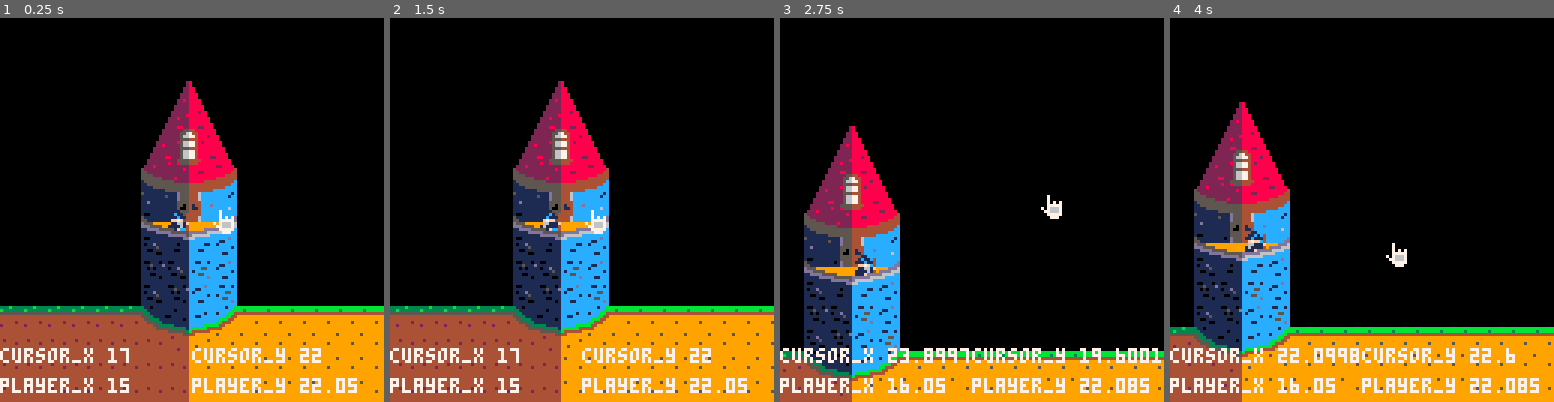
Above: before the commit, frames 1-4 (left to right).
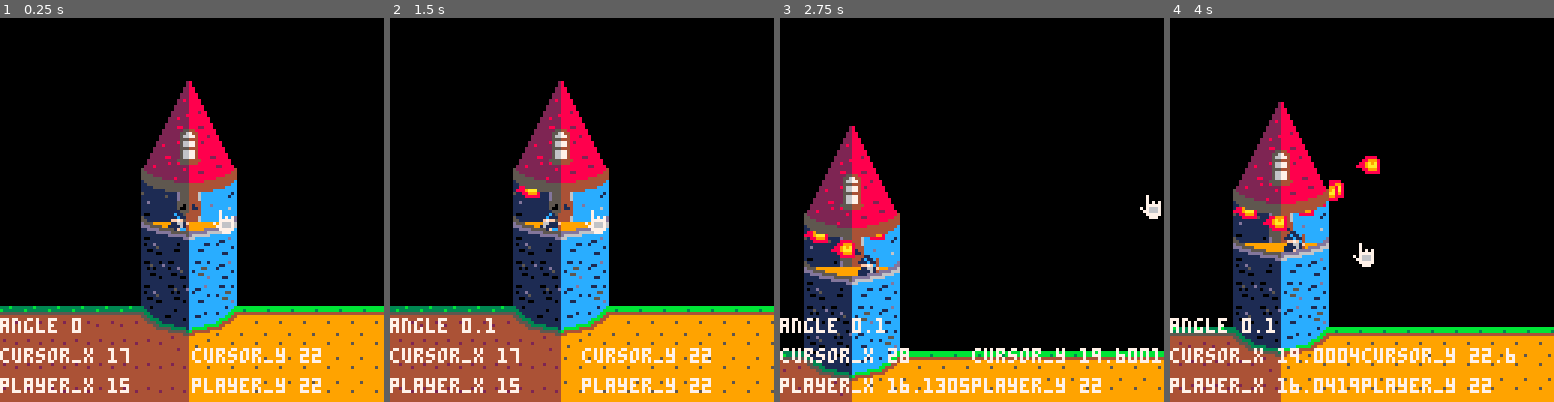
Above: after the commit, the same moments.

Repository: jkingsDigiPen/pico-game
Game: PICO-8 cartridge carts/game0/debug/game0.p8
The game is run twice, just before and just after one commit, with the same random seed, the same clock (stepped at 60 frames per second) and the same inputs.
Inputs:
- Up to frame 1 (0.25 s): no input
- Up to frame 2 (1.5 s): tap X (X key) at 0.33, 1.07 s; tap O (Z key) at 0.7 s
- Up to frame 3 (2.75 s): hold Right 1.6-2.1 s; tap O (Z key) at 1.7, 2.1, 2.5 s; tap X (X key) at 1.85 s; hold Up 2.15-2.42 s; hold Right from 2.47 s (still down)
- Up to frame 4 (4 s): tap O (Z key) at 2.9, 3.3, 3.7 s; tap X (X key) at 2.97 s; release Right at 3.03 s; hold Left 3.08-3.58 s; hold Down 3.63-3.97 s

The runs differ from the first frame. In frame 1, 0.5% of the frame differs, in the area x 0-93%, y 78-98%; in frame 2, 0.7%; in frame 3, 2.1%; in frame 4, 21%, in the area x 0-100%, y 21-100%.

Commit message:
Fireballs can now be fired. Collision resolution is currently broken.

Diff:
--- a/carts/game0/collision.lua
+++ b/carts/game0/collision.lua
@@ -101,16 +101,21 @@
 
 -- check map and object collisions
 function collision.checkAll(go, moveAmount, locations, objects)
+	local result = false
+
+	--if not go.ghostObjects then
+		--if collision.checkObjectList(go, moveAmount, objects) then
+			--result = true
+		--end
+	--end
+
 	if not go.ghostMap then
 		if collision.checkMapRect(go.position:plus(moveAmount), go.extents, locations) then
-			return true
+			result = true
 		end
 	end
 
-	if not go.ghostObjects then
-		return collision.checkObjectList(go, moveAmount, objects)
-	end
-	return false
+	return result
 end
 
 return collision
--- a/carts/game0/debug/game0.p8
+++ b/carts/game0/debug/game0.p8
@@ -39,10 +39,13 @@
 		right = false,
 	},
 	grounded = false,
-	t = 0,
 	bounce = 0.8,
 	ghostMap = false,
 	ghostObjects = false,
+
+	-- behavior
+	objectType = 0,
+	timer = 0,
 }
 
 -- Constructor
@@ -57,15 +60,13 @@
 function gameObject:update(objects)
 
 	-- MOVEMENT
-	if not self.ghostMap and self.ghostObjects then
-		self:checkCollisions(objects)
-	else
+	if not self:checkCollisions(objects) then
 		self.position = self.position:plus(self.velocity)
 	end
 
 	-- FORCES
 	-- Gravity
-	self.velocity.y += self.gravity
+	--self.velocity.y += self.gravity
 
 	if not self.grounded then
 		-- Inertia
@@ -76,7 +77,7 @@
 	end
 
 	-- Timer???
-	self.t += 1
+	self.timer += 1
 
 end
 
@@ -132,7 +133,7 @@
 	end
 
 	-- Ditto for y
-	local velocityY = vec2:new(0, self.velocity.y)
+	--[[local velocityY = vec2:new(0, self.velocity.y)
 	if collision.checkAll(self, velocityY, locations, objects) then
 		if self.velocity.y < 0 then
 			self.flags.top = true
@@ -144,11 +145,10 @@
 		end
 
 		self.velocity.y *= -self.bounce
-	else
+	else]]--
 		-- Move y as normal
-		self.position.y += self.velocity.y
-	end
-end
+		--self.position.y += self.velocity.y
+	end
 end
 package._c["vec2"]=function()
 -- Filename: vec2.lua
@@ -329,16 +329,21 @@
 
 -- check map and object collisions
 function collision.checkAll(go, moveAmount, locations, objects)
+	local result = false
+
+	--if not go.ghostObjects then
+		--if collision.checkObjectList(go, moveAmount, objects) then
+			--result = true
+		--end
+	--end
+
 	if not go.ghostMap then
 		if collision.checkMapRect(go.position:plus(moveAmount), go.extents, locations) then
-			return true
+			result = true
 		end
 	end
 
-	if not go.ghostObjects then
-		return collision.checkObjectList(go, moveAmount, objects)
-	end
-	return false
+	return result
 end
 
 return collision
@@ -357,12 +362,6 @@
 -- Viewport/screen
 globals.pixelsPerUnit = 8 -- Pixels per unit
 globals.viewportWidth = 128 -- Viewport width in pixels
-
--- Map
-globals.mapWidth = 32 -- Map width in units
-globals.mapHeight = 16 -- Map height in units
-globals.mapOffsetX = 0 -- Offset of map upper-left in units
-globals.mapOffsetY = 16 -- Offset of map upper-left in units
 
 -- Colors
 globals.colors =
@@ -385,6 +384,36 @@
 	peach = 15,
 }
 
+-- Map
+globals.map =
+{
+	width = 32, -- Map width in units
+	height = 16, -- Map height in units
+	offsetX = 0, -- Offset of map upper-left in units
+	offsetY = 16, -- Offset of map upper-left in units
+}
+
+-- Sprites
+globals.sprites =
+{
+	player = 17,
+	cursor = 70,
+	fireball = 53,
+	lightning = 0,
+	goblin = 0,
+	imp = 0,
+}
+
+-- Objects
+globals.objectTypes =
+{
+	player = 1,
+	fireball = 2,
+	lightning = 3,
+	goblin = 4,
+	imp = 5,
+}
+
 return globals
 end
 package._c["manager"]=function()
@@ -479,15 +508,112 @@
 
 -- Dependencies
 require("gameObject") -- create
-manager = require("manager") -- update, draw
-input = require("input") -- keys
-globals = require("globals") -- pixelsPerUnit, viewportWidth, mapWidth, mapHeight
+local manager = require("manager") -- update, draw
+local input = require("input") -- keys
+local globals = require("globals") -- pixelsPerUnit, viewportWidth, mapWidth, mapHeight
+
+local playerStartX = 15
+local playerStartY = 22
+local cursorStartX = 17
+local cursorStartY = 22
+local cameraPosition = vec2:new(playerStartX, playerStartY)
+
+-- Check whether object is within the viewable area
+function isOnScreen(object)
+	local cameraBounds =
+	{
+		left = cameraPosition.x - globals.map.width / 2,
+		right = cameraPosition.x + globals.map.width / 2,
+		top = cameraPosition.y - globals.map.height / 2,
+		bottom = cameraPosition.y + globals.map.height / 2,
+	}
+
+	local objectBounds =
+	{
+		left = object.position.x - object.extents.x,
+		right = object.position.x + object.extents.x,
+		top = object.position.y - object.extents.y,
+		bottom = object.position.y + object.extents.y,
+	}
+
+	-- Rectangle to rectangle bounds check
+	if objectBounds.left > cameraBounds.right then return false end
+	if objectBounds.right < cameraBounds.left then return false end
+	if objectBounds.top > cameraBounds.bottom then return false end
+	if objectBounds.bottom < cameraBounds.top then return false end
+
+	-- All other possibilities eliminated, so object must be on screen
+	return true
+end
+
+-- Create fireball
+angle = 0
+
+function fireballCreate(playerPosition, cursorPosition)
+	-- Create object
+	local fireball = gameObject:new
+	{
+		position = vec2:new(playerPosition.x, playerPosition.y),
+		sprite = globals.sprites.fireball,
+		frameCount = 4,
+		gravity = 0.02,
+		inertia = 0.99,
+		--ghostObjects = true,
+		objectType = globals.objectTypes.fireballz
+	}
+	manager.add(fireball)
+
+	-- Initial velocity
+	local speed = 0.3
+	local direction = cursorPosition:minus(playerPosition)
+
+	-- Determine arc of fireball based on cursor and player
+	angle = atan2(direction.x, direction.y)
+	local minAngle = 0.1
+	local maxAngleRight = 0.2
+	if direction.x > 0 then
+		if angle > 0.25 or angle < minAngle then angle = minAngle end
+		angle = min(angle, maxAngleRight)
+	end
+	local maxAngle = 0.4
+	local minAngleLeft = 0.3
+	if direction.x < 0 then
+		fireball.flipX = true
+		if angle > maxAngle or angle < 0.25 then angle = maxAngle end
+		angle = max(angle, minAngleLeft)
+	end
+
+	-- Set actual velocity
+	direction = vec2:new(cos(angle), sin(angle))
+	fireball.velocity = direction:times(speed)
+end
+
+-- Animate fireball
+function fireballUpdate()
+	local animTick = 5
+
+	for object in all(manager.objects) do
+		if object.objectType == globals.objectTypes.fireball then
+			-- ANIMATION
+			-- advance one frame every 3 ticks
+			if object.timer % 3 == 0 then
+				object.frameCurr += 1
+				object.frameCurr %= object.frameCount
+			end
+
+			-- DEATH
+			if not isOnScreen(object) then
+				del(manager.objects, object)
+			end
+		end
+	end
+end
 
 -- Player controller
 function playerUpdate()
 	-- MOVEMENT
 	-- How fast to pick up speed
-	local accel = 0.035
+	local accel = 0.05
 	-- Less control in air
 	if not player.grounded then
 		accel *= 0.5
@@ -496,10 +622,11 @@
 	if input.isHeld(input.keyCodes.left) and cursor.position.x < player.position.x then
 		player.velocity.x -= accel
 		player.flipX = true
-	end
-	if input.isHeld(input.keyCodes.right) and cursor.position.x > player.position.x then
+	elseif input.isHeld(input.keyCodes.right) and cursor.position.x > player.position.x then
 		player.velocity.x += accel
 		player.flipX = false
+	else
+		player.velocity.x = 0
 	end
 
 	-- jump
@@ -508,6 +635,11 @@
 		player.velocity.y += jump
 		player.grounded = false
 	end]]--
+
+	-- ATTACKS
+	if input.isPressed(input.keyCodes.action1) then
+		fireballCreate(player.position, cursor.position)
+	end
 
 	-- ANIMATION
 	if player.grounded then
@@ -517,7 +649,7 @@
 			player.frameCurr += abs(player.velocity.x) * 2
 			player.frameCurr %= player.frameCount
 		-- Idle animation (advance every 32 ticks)
-		elseif ((player.t % 32) == 0) then
+		elseif ((player.timer % 32) == 0) then
 			if(player.frameCurr == 0) then
 				player.frameCurr = 2
 			else
@@ -528,7 +660,7 @@
 		-- play a sound if moving
 		-- (every 8 ticks)
 		if abs(player.velocity.x) + abs(player.velocity.y)
-				> 0.3 and (player.t % 8) == 0 then
+				> 0.3 and (player.timer % 8) == 0 then
 			sfx(1)
 		end
 	end
@@ -570,18 +702,12 @@
 	cursor:update()
 
 	-- Clamp position to slightly less than map width
-	cursor.position.x = mid(globals.mapOffsetX + xMinOffset, cursor.position.x,
-		globals.mapOffsetX + globals.mapWidth - xMaxOffset)
+	cursor.position.x = mid(globals.map.offsetX + xMinOffset, cursor.position.x,
+		globals.map.offsetX + globals.map.width - xMaxOffset)
 	-- Allow for some breathing room at top of map, less at bottom
-	cursor.position.y = mid(globals.mapOffsetY + yMinOffset, cursor.position.y,
-		globals.mapOffsetY + globals.mapHeight - yMaxOffset)
-end
-
-local playerStartX = 15
-local playerStartY = 22
-local cursorStartX = 17
-local cursorStartY = 22
-local cameraPosition = vec2:new(playerStartX, playerStartY)
+	cursor.position.y = mid(globals.map.offsetY + yMinOffset, cursor.position.y,
+		globals.map.offsetY + globals.map.height - yMaxOffset)
+end
 
 function cameraUpdate()
 	local nudge = 0.01
@@ -591,12 +717,12 @@
 
 	-- clamp to map
 	local viewportWidthWorldHalf = (globals.viewportWidth / 2) / globals.pixelsPerUnit
-	cameraPosition.x = mid(globals.mapOffsetX + viewportWidthWorldHalf + xMinOffset, cameraPosition.x,
-		globals.mapOffsetX + globals.mapWidth - viewportWidthWorldHalf - xMaxOffset + 1)
+	cameraPosition.x = mid(globals.map.offsetX + viewportWidthWorldHalf + xMinOffset, cameraPosition.x,
+		globals.map.offsetX + globals.map.width - viewportWidthWorldHalf - xMaxOffset + 1)
 
 	-- allow for some breathing room at top of map
-	cameraPosition.y = mid(globals.mapOffsetY + viewportWidthWorldHalf + yMinOffset, cameraPosition.y,
-		globals.mapOffsetY + globals.mapHeight - viewportWidthWorldHalf - yMaxOffset + 1)
+	cameraPosition.y = mid(globals.map.offsetY + viewportWidthWorldHalf + yMinOffset, cameraPosition.y,
+		globals.map.offsetY + globals.map.height - viewportWidthWorldHalf - yMaxOffset + 1)
 
 	-- convert to pixel coords
 	cam_x = cameraPosition.x * globals.pixelsPerUnit - 0.5 * globals.viewportWidth
@@ -614,9 +740,10 @@
 	player = gameObject:new
 	{
 		position = vec2:new(playerStartX, playerStartY),
-		sprite = 17,
-		bounce = 0,
+		sprite = globals.sprites.player,
+		bounce = 0.1,
 		ghostObjects = true,
+		objectType = globals.objectTypes.player,
 	}
 	manager.add(player)
 
@@ -624,7 +751,7 @@
 	cursor = gameObject:new
 	{
 		position = vec2:new(cursorStartX, cursorStartY),
-		sprite = 70,
+		sprite = globals.sprites.cursor,
 		ghostMap = true,
 		ghostObjects = true,
 		gravity = 0,
@@ -641,10 +768,17 @@
 function guiDraw()
 	-- fix positions of gui elements
 	camera(0, 0)
-	print("player_x "..player.position.x, 0, 120, 7)
-	print("player_y "..player.position.y, 64, 120, 7)
-	print("cursor_x "..cursor.position.x, 0, 110, 7)
-	print("cursor_y "..cursor.position.y, 64, 110, 7)
+
+	local textXStart = 0
+	local textXDist = 64
+	local textYStart = 120
+	local textYDist = 10
+
+	print("player_x "..player.position.x, textXStart, textYStart, globals.colors.white)
+	print("player_y "..player.position.y, textXStart + textXDist, textYStart, globals.colors.white)
+	print("cursor_x "..cursor.position.x, textXStart, textYStart - textYDist, globals.colors.white)
+	print("cursor_y "..cursor.position.y, textXStart + textXDist, textYStart - textYDist, globals.colors.white)
+	print("angle "..angle, textXStart, textYStart - textYDist * 2, globals.colors.white)
 end
 
 -- Update
@@ -652,6 +786,7 @@
 	input.update()
 	playerUpdate()
 	cursorUpdate()
+	fireballUpdate()
 	manager.update()
 end
 
@@ -678,11 +813,11 @@
 	cameraUpdate()
 
 	-- background layer
-	map(globals.mapWidth, 0, 0, (globals.mapHeight - 0.5) * globals.pixelsPerUnit, globals.mapWidth, globals.mapHeight)
+	map(globals.map.width, 0, 0, (globals.map.height - 0.5) * globals.pixelsPerUnit, globals.map.width, globals.map.height)
 
 	-- object layer
 	--paletteSetTransparentColor(globals.colors.peach)
-	map(0, globals.mapHeight, 0, globals.mapHeight * globals.pixelsPerUnit, globals.mapWidth, globals.mapHeight)
+	map(0, globals.map.height, 0, globals.map.height * globals.pixelsPerUnit, globals.map.width, globals.map.height)
 	--paletteReset() -- default transparency
 
 	-- game objects
@@ -690,7 +825,7 @@
 
 	-- foreground layer
 	paletteSetTransparentColor(globals.colors.greenDark)
-	map(0, 0, 0, globals.mapHeight * globals.pixelsPerUnit, globals.mapWidth, globals.mapHeight)
+	map(0, 0, 0, globals.map.height * globals.pixelsPerUnit, globals.map.width, globals.map.height)
 	paletteReset() -- default transparency
 
 	-- cursor object
--- a/carts/game0/game0.lua
+++ b/carts/game0/game0.lua
@@ -4,15 +4,112 @@
 
 -- Dependencies
 require("gameObject") -- create
-manager = require("manager") -- update, draw
-input = require("input") -- keys
-globals = require("globals") -- pixelsPerUnit, viewportWidth, mapWidth, mapHeight
+local manager = require("manager") -- update, draw
+local input = require("input") -- keys
+local globals = require("globals") -- pixelsPerUnit, viewportWidth, mapWidth, mapHeight
+
+local playerStartX = 15
+local playerStartY = 22
+local cursorStartX = 17
+local cursorStartY = 22
+local cameraPosition = vec2:new(playerStartX, playerStartY)
+
+-- Check whether object is within the viewable area
+function isOnScreen(object)
+	local cameraBounds =
+	{
+		left = cameraPosition.x - globals.map.width / 2,
+		right = cameraPosition.x + globals.map.width / 2,
+		top = cameraPosition.y - globals.map.height / 2,
+		bottom = cameraPosition.y + globals.map.height / 2,
+	}
+
+	local objectBounds =
+	{
+		left = object.position.x - object.extents.x,
+		right = object.position.x + object.extents.x,
+		top = object.position.y - object.extents.y,
+		bottom = object.position.y + object.extents.y,
+	}
+
+	-- Rectangle to rectangle bounds check
+	if objectBounds.left > cameraBounds.right then return false end
+	if objectBounds.right < cameraBounds.left then return false end
+	if objectBounds.top > cameraBounds.bottom then return false end
+	if objectBounds.bottom < cameraBounds.top then return false end
+
+	-- All other possibilities eliminated, so object must be on screen
+	return true
+end
+
+-- Create fireball
+angle = 0
+
+function fireballCreate(playerPosition, cursorPosition)
+	-- Create object
+	local fireball = gameObject:new
+	{
+		position = vec2:new(playerPosition.x, playerPosition.y),
+		sprite = globals.sprites.fireball,
+		frameCount = 4,
+		gravity = 0.02,
+		inertia = 0.99,
+		--ghostObjects = true,
+		objectType = globals.objectTypes.fireballz
+	}
+	manager.add(fireball)
+
+	-- Initial velocity
+	local speed = 0.3
+	local direction = cursorPosition:minus(playerPosition)
+
+	-- Determine arc of fireball based on cursor and player
+	angle = atan2(direction.x, direction.y)
+	local minAngle = 0.1
+	local maxAngleRight = 0.2
+	if direction.x > 0 then
+		if angle > 0.25 or angle < minAngle then angle = minAngle end
+		angle = min(angle, maxAngleRight)
+	end
+	local maxAngle = 0.4
+	local minAngleLeft = 0.3
+	if direction.x < 0 then
+		fireball.flipX = true
+		if angle > maxAngle or angle < 0.25 then angle = maxAngle end
+		angle = max(angle, minAngleLeft)
+	end
+
+	-- Set actual velocity
+	direction = vec2:new(cos(angle), sin(angle))
+	fireball.velocity = direction:times(speed)
+end
+
+-- Animate fireball
+function fireballUpdate()
+	local animTick = 5
+
+	for object in all(manager.objects) do
+		if object.objectType == globals.objectTypes.fireball then
+			-- ANIMATION
+			-- advance one frame every 3 ticks
+			if object.timer % 3 == 0 then
+				object.frameCurr += 1
+				object.frameCurr %= object.frameCount
+			end
+
+			-- DEATH
+			if not isOnScreen(object) then
+				del(manager.objects, object)
+			end
+		end
+	end
+end
 
 -- Player controller
 function playerUpdate()
 	-- MOVEMENT
 	-- How fast to pick up speed
-	local accel = 0.035
+	local accel = 0.05
 	-- Less control in air
 	if not player.grounded then
 		accel *= 0.5
@@ -21,10 +118,11 @@
 	if input.isHeld(input.keyCodes.left) and cursor.position.x < player.position.x then
 		player.velocity.x -= accel
 		player.flipX = true
-	end
-	if input.isHeld(input.keyCodes.right) and cursor.position.x > player.position.x then
+	elseif input.isHeld(input.keyCodes.right) and cursor.position.x > player.position.x then
 		player.velocity.x += accel
 		player.flipX = false
+	else
+		player.velocity.x = 0
 	end
 
 	-- jump
@@ -33,6 +131,11 @@
 		player.velocity.y += jump
 		player.grounded = false
 	end]]--
+
+	-- ATTACKS
+	if input.isPressed(input.keyCodes.action1) then
+		fireballCreate(player.position, cursor.position)
+	end
 
 	-- ANIMATION
 	if player.grounded then
@@ -42,7 +145,7 @@
 			player.frameCurr += abs(player.velocity.x) * 2
 			player.frameCurr %= player.frameCount
 		-- Idle animation (advance every 32 ticks)
-		elseif ((player.t % 32) == 0) then
+		elseif ((player.timer % 32) == 0) then
 			if(player.frameCurr == 0) then
 				player.frameCurr = 2
 			else
@@ -53,7 +156,7 @@
 		-- play a sound if moving
 		-- (every 8 ticks)
 		if abs(player.velocity.x) + abs(player.velocity.y)
-				> 0.3 and (player.t % 8) == 0 then
+				> 0.3 and (player.timer % 8) == 0 then
 			sfx(1)
 		end
 	end
@@ -95,18 +198,12 @@
 	cursor:update()
 
 	-- Clamp position to slightly less than map width
-	cursor.position.x = mid(globals.mapOffsetX + xMinOffset, cursor.position.x,
-		globals.mapOffsetX + globals.mapWidth - xMaxOffset)
+	cursor.position.x = mid(globals.map.offsetX + xMinOffset, cursor.position.x,
+		globals.map.offsetX + globals.map.width - xMaxOffset)
 	-- Allow for some breathing room at top of map, less at bottom
-	cursor.position.y = mid(globals.mapOffsetY + yMinOffset, cursor.position.y,
-		globals.mapOffsetY + globals.mapHeight - yMaxOffset)
-end
-
-local playerStartX = 15
-local playerStartY = 22
-local cursorStartX = 17
-local cursorStartY = 22
-local cameraPosition = vec2:new(playerStartX, playerStartY)
+	cursor.position.y = mid(globals.map.offsetY + yMinOffset, cursor.position.y,
+		globals.map.offsetY + globals.map.height - yMaxOffset)
+end
 
 function cameraUpdate()
 	local nudge = 0.01
@@ -116,12 +213,12 @@
 
 	-- clamp to map
 	local viewportWidthWorldHalf = (globals.viewportWidth / 2) / globals.pixelsPerUnit
-	cameraPosition.x = mid(globals.mapOffsetX + viewportWidthWorldHalf + xMinOffset, cameraPosition.x,
-		globals.mapOffsetX + globals.mapWidth - viewportWidthWorldHalf - xMaxOffset + 1)
+	cameraPosition.x = mid(globals.map.offsetX + viewportWidthWorldHalf + xMinOffset, cameraPosition.x,
+		globals.map.offsetX + globals.map.width - viewportWidthWorldHalf - xMaxOffset + 1)
 
 	-- allow for some breathing room at top of map
-	cameraPosition.y = mid(globals.mapOffsetY + viewportWidthWorldHalf + yMinOffset, cameraPosition.y,
-		globals.mapOffsetY + globals.mapHeight - viewportWidthWorldHalf - yMaxOffset + 1)
+	cameraPosition.y = mid(globals.map.offsetY + viewportWidthWorldHalf + yMinOffset, cameraPosition.y,
+		globals.map.offsetY + globals.map.height - viewportWidthWorldHalf - yMaxOffset + 1)
 
 	-- convert to pixel coords
 	cam_x = cameraPosition.x * globals.pixelsPerUnit - 0.5 * globals.viewportWidth
@@ -139,9 +236,10 @@
 	player = gameObject:new
 	{
 		position = vec2:new(playerStartX, playerStartY),
-		sprite = 17,
-		bounce = 0,
+		sprite = globals.sprites.player,
+		bounce = 0.0,
 		ghostObjects = true,
+		objectType = globals.objectTypes.player,
 	}
 	manager.add(player)
 
@@ -149,7 +247,7 @@
 	cursor = gameObject:new
 	{
 		position = vec2:new(cursorStartX, cursorStartY),
-		sprite = 70,
+		sprite = globals.sprites.cursor,
 		ghostMap = true,
 		ghostObjects = true,
 		gravity = 0,
@@ -166,10 +264,17 @@
 function guiDraw()
 	-- fix positions of gui elements
 	camera(0, 0)
-	print("player_x "..player.position.x, 0, 120, 7)
-	print("player_y "..player.position.y, 64, 120, 7)
-	print("cursor_x "..cursor.position.x, 0, 110, 7)
-	print("cursor_y "..cursor.position.y, 64, 110, 7)
+
+	local textXStart = 0
+	local textXDist = 64
+	local textYStart = 120
+	local textYDist = 10
+
+	print("player_x "..player.position.x, textXStart, textYStart, globals.colors.white)
+	print("player_y "..player.position.y, textXStart + textXDist, textYStart, globals.colors.white)
+	print("cursor_x "..cursor.position.x, textXStart, textYStart - textYDist, globals.colors.white)
+	print("cursor_y "..cursor.position.y, textXStart + textXDist, textYStart - textYDist, globals.colors.white)
+	print("angle "..angle, textXStart, textYStart - textYDist * 2, globals.colors.white)
 end
 
 -- Update
@@ -177,6 +282,7 @@
 	input.update()
 	playerUpdate()
 	cursorUpdate()
+	fireballUpdate()
 	manager.update()
 end
 
@@ -203,11 +309,11 @@
 	cameraUpdate()
 
 	-- background layer
-	map(globals.mapWidth, 0, 0, (globals.mapHeight - 0.5) * globals.pixelsPerUnit, globals.mapWidth, globals.mapHeight)
+	map(globals.map.width, 0, 0, (globals.map.height - 0.5) * globals.pixelsPerUnit, globals.map.width, globals.map.height)
 
 	-- object layer
 	--paletteSetTransparentColor(globals.colors.peach)
-	map(0, globals.mapHeight, 0, globals.mapHeight * globals.pixelsPerUnit, globals.mapWidth, globals.mapHeight)
+	map(0, globals.map.height, 0, globals.map.height * globals.pixelsPerUnit, globals.map.width, globals.map.height)
 	--paletteReset() -- default transparency
 
 	-- game objects
@@ -215,7 +321,7 @@
 
 	-- foreground layer
 	paletteSetTransparentColor(globals.colors.greenDark)
-	map(0, 0, 0, globals.mapHeight * globals.pixelsPerUnit, globals.mapWidth, globals.mapHeight)
+	map(0, 0, 0, globals.map.height * globals.pixelsPerUnit, globals.map.width, globals.map.height)
 	paletteReset() -- default transparency
 
 	-- cursor object
--- a/carts/game0/gameObject.lua
+++ b/carts/game0/gameObject.lua
@@ -34,10 +34,13 @@
 		right = false,
 	},
 	grounded = false,
-	t = 0,
 	bounce = 0.8,
 	ghostMap = false,
 	ghostObjects = false,
+
+	-- behavior
+	objectType = 0,
+	timer = 0,
 }
 
 -- Constructor
@@ -52,15 +55,13 @@
 function gameObject:update(objects)
 
 	-- MOVEMENT
-	if not self.ghostMap and self.ghostObjects then
-		self:checkCollisions(objects)
-	else
+	if not self:checkCollisions(objects) then
 		self.position = self.position:plus(self.velocity)
 	end
 
 	-- FORCES
 	-- Gravity
-	self.velocity.y += self.gravity
+	--self.velocity.y += self.gravity
 
 	if not self.grounded then
 		-- Inertia
@@ -71,7 +72,7 @@
 	end
 
 	-- Timer???
-	self.t += 1
+	self.timer += 1
 
 end
 
@@ -127,7 +128,7 @@
 	end
 
 	-- Ditto for y
-	local velocityY = vec2:new(0, self.velocity.y)
+	--[[local velocityY = vec2:new(0, self.velocity.y)
 	if collision.checkAll(self, velocityY, locations, objects) then
 		if self.velocity.y < 0 then
 			self.flags.top = true
@@ -139,8 +140,8 @@
 		end
 
 		self.velocity.y *= -self.bounce
-	else
+	else]]--
 		-- Move y as normal
-		self.position.y += self.velocity.y
+		--self.position.y += self.velocity.y
 	end
 end
--- a/carts/game0/globals.lua
+++ b/carts/game0/globals.lua
@@ -11,12 +11,6 @@
 -- Viewport/screen
 globals.pixelsPerUnit = 8 -- Pixels per unit
 globals.viewportWidth = 128 -- Viewport width in pixels
-
--- Map
-globals.mapWidth = 32 -- Map width in units
-globals.mapHeight = 16 -- Map height in units
-globals.mapOffsetX = 0 -- Offset of map upper-left in units
-globals.mapOffsetY = 16 -- Offset of map upper-left in units
 
 -- Colors
 globals.colors =
@@ -39,4 +33,34 @@
 	peach = 15,
 }
 
+-- Map
+globals.map =
+{
+	width = 32, -- Map width in units
+	height = 16, -- Map height in units
+	offsetX = 0, -- Offset of map upper-left in units
+	offsetY = 16, -- Offset of map upper-left in units
+}
+
+-- Sprites
+globals.sprites =
+{
+	player = 17,
+	cursor = 70,
+	fireball = 53,
+	lightning = 0,
+	goblin = 0,
+	imp = 0,
+}
+
+-- Objects
+globals.objectTypes =
+{
+	player = 1,
+	fireball = 2,
+	lightning = 3,
+	goblin = 4,
+	imp = 5,
+}
+
 return globals
